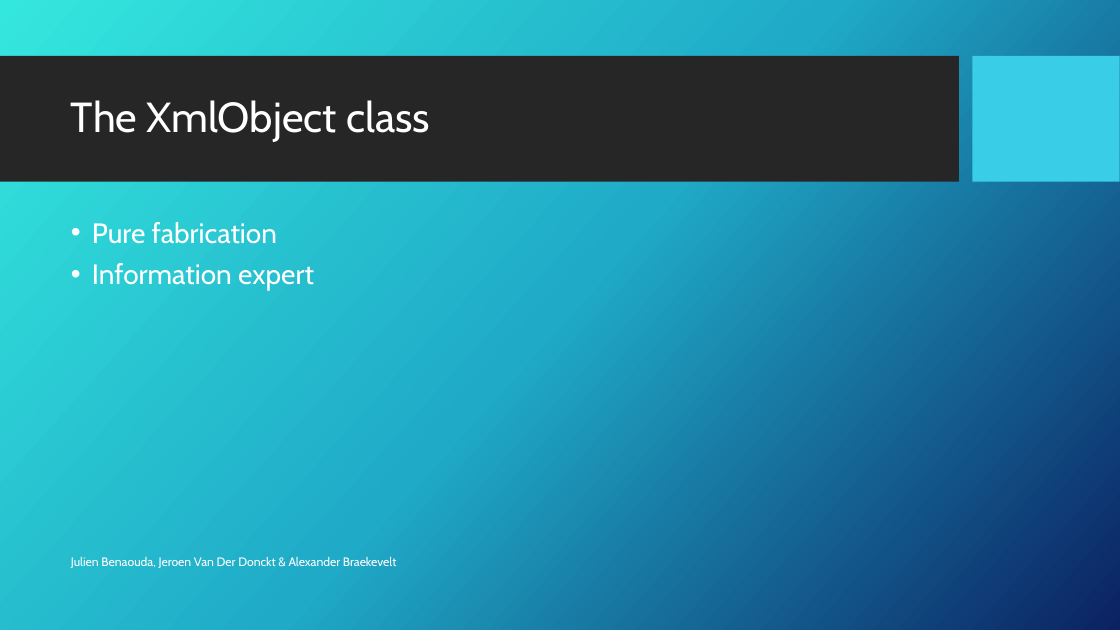
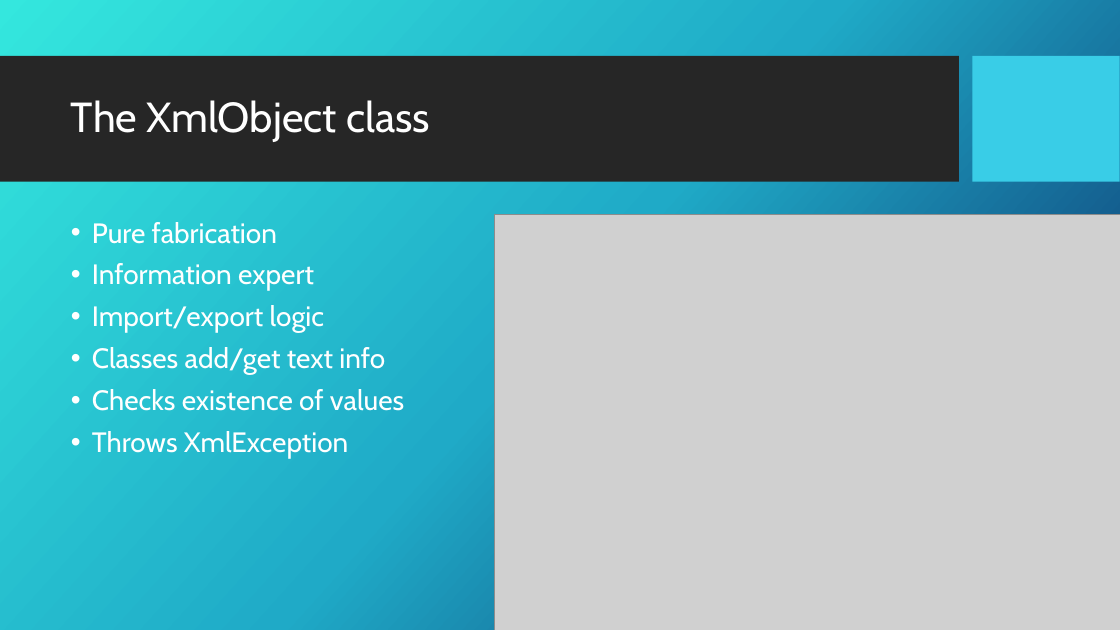
Before and after one commit to julienbenaouda/projectJJA, a slide deck: slide 8 of presentation/Presentation Taskman.pptx. Drawn at 1120x630 pixels with LibreOffice and Linux fonts; fonts in the diff are those of the drawing; grey boxes stand for pictures; background and template pictures are left out. Boxes give left, top, right and bottom in pixels: in the first picture for what was removed or moved away, otherwise in the second. Text is boxed around its words. In the diff, an @@ line names an element or a change of style, - is before the commit and + after.

```diff
--- a/presentation/Presentation Taskman.pptx
+++ b/presentation/Presentation Taskman.pptx
@@ picture added at (494, 215, 1120, 630) @@
@@ text at (92, 305, 404, 459): paragraphs added @@
+• Import/export logic
+• Classes add/get text info
+• Checks existence of values
+• Throws XmlException
@@ text removed at (71, 557, 396, 568) @@
-Julien Benaouda, Jeroen Van Der Donckt & Alexander Braekevelt
```
Also in this commit, not shown: 6 other slides changed, 4 slides added, 3 other files.
